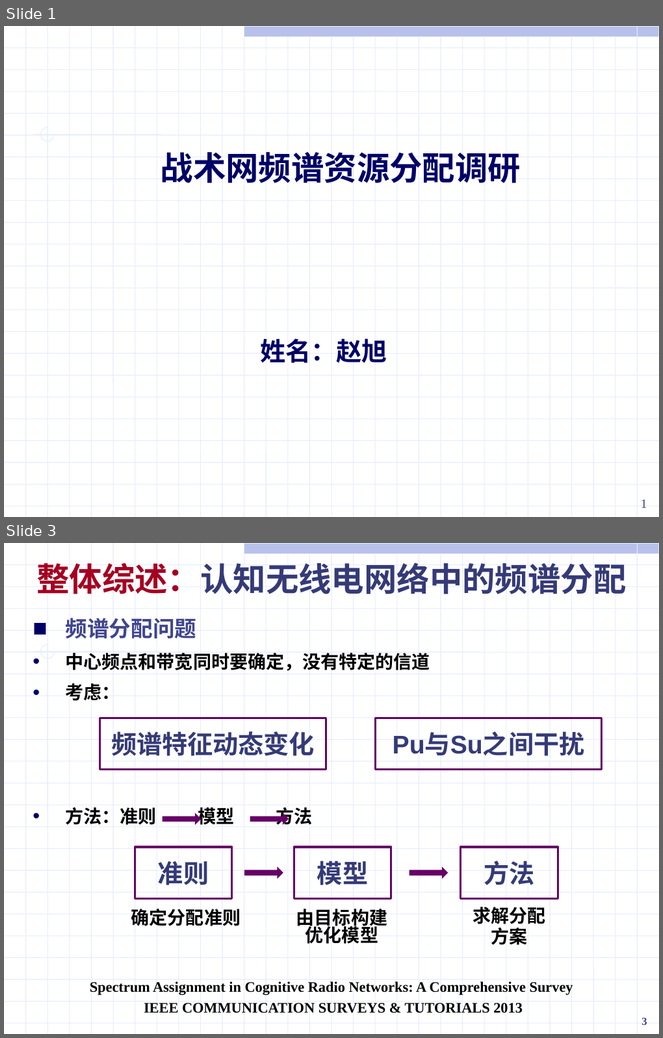
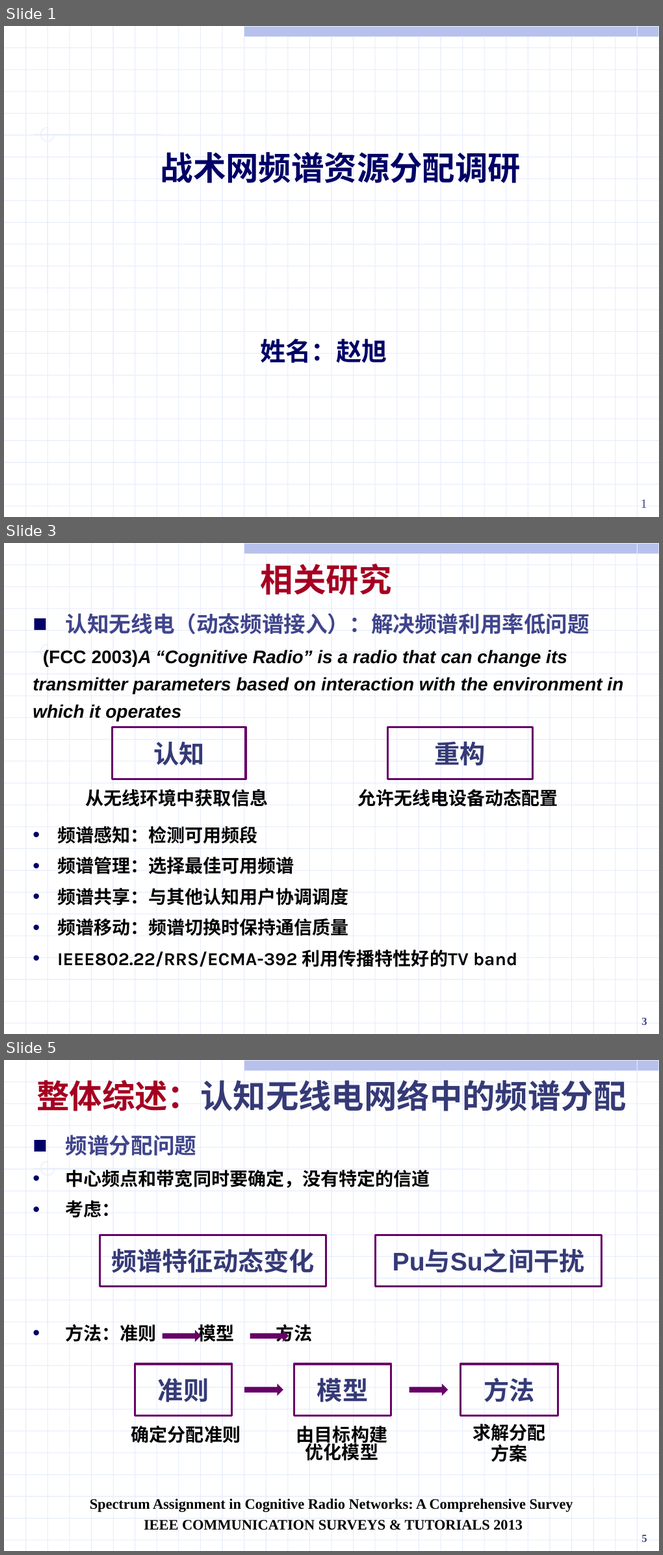
Before and after one commit to ssheroes/hello-world, a slide deck: 战术网频谱资源分配调研.pptx. Shown one above the other, each under a label of ours: slides 1 and 3 before the commit, slides 1, 3 and 5 after it; the slides between them are not shown. The pictures are 663x1038 and 663x1555 pixels, drawn with LibreOffice and Linux fonts; fonts in the diff are those of the drawing. Boxes give left, top, right and bottom in pixels: in the first picture for what was removed or moved away, otherwise in the second. Text is boxed around its words. In the diff, an @@ line names an element or a change of style, - is before the commit and + after.

```diff
--- a/战术网频谱资源分配调研.pptx
+++ b/战术网频谱资源分配调研.pptx
@@ slide 3 added at <box>4,543,659,1034</box>, background #FFFFFF; not listed: 56 template elements that a slide beside it also shows @@
@@ text added at <box>261,563,392,595</box>, 36 pt, text #A50021, bold @@
+相关研究
@@ text added at <box>33,613,623,967</box>, 20 pt, text #000000, bold @@
+■ 认知无线电（动态频谱接入）：解决频谱利用率低问题
+(FCC 2003)A “Cognitive Radio” is a radio that can change its transmitter parameters based on interaction with the environment in which it operates
+• 频谱感知：检测可用频段
+• 频谱管理：选择最佳可用频谱
+• 频谱共享：与其他认知用户协调调度
+• 频谱移动：频谱切换时保持通信质量
+• IEEE802.22/RRS/ECMA-392 利用传播特性好的TV band
@@ rectangle added at <box>112,728,246,780</box>, outline #660066 2.25 pt, 28 pt, text #353A77, bold @@
+认知
@@ rectangle added at <box>388,728,532,780</box>, outline #660066 2.25 pt, 28 pt, text #353A77, bold @@
+重构
@@ text added at <box>86,789,268,807</box>, 20 pt, text #000000, bold @@
+从无线环境中获取信息
@@ text added at <box>358,789,558,807</box>, 20 pt, text #000000, bold @@
+允许无线电设备动态配置
@@ page number added at <box>642,1018,647,1025</box>, 12 pt, text #40458C, bold @@
+3
@@ what was slide 3 is now slide 5 @@
@@ page number at <box>642,1535,647,1542</box>: text changed @@
-3
+5
```
Also in this commit, not shown: 36 slides changed, 3 other slides added, 1 slide removed, 5 other files.
